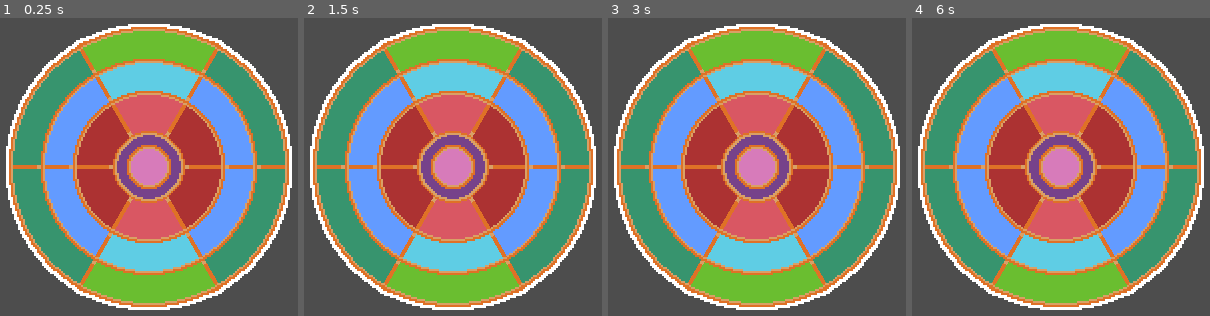
Above: before the commit, frames 1-4 (left to right).
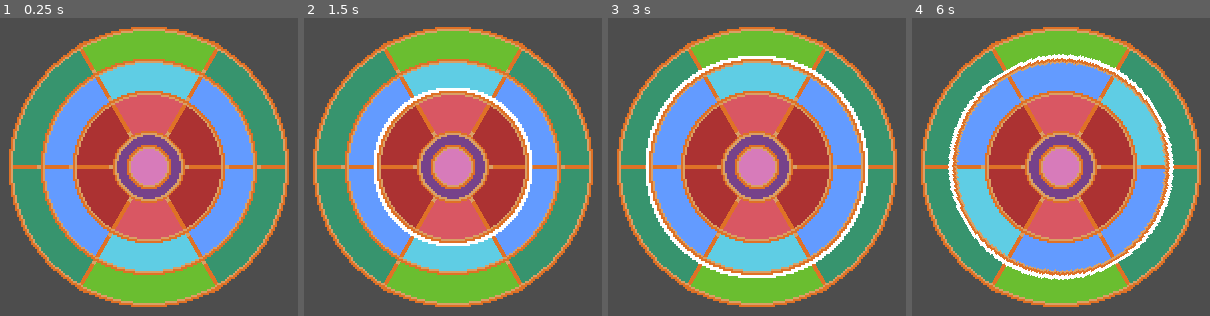
Above: after the commit, the same moments.

Repository: J-dario/JuniperGamJame
Game: Godot game, scene res://Scenes/main.tscn
Two runs of this game, one before a commit and one after it. Both use one fixed random seed, a clock stepped at 60 frames per second and the inputs below.
Inputs:
- Up to frame 1 (0.25 s): no input
- Up to frame 2 (1.5 s): tap Enter at 0.5 s; hold D (MoveSelectRight) 0.53-1.28 s; tap E (SwitchToAbsolve) at 0.6 s; tap Q (SwitchToSpin) at 0.8, 1.35 s; tap Space at 1.25 s; hold S (MoveSelectDown) from 1.28 s (still down)
- Up to frame 3 (3 s): tap E (SwitchToAbsolve) at 1.55, 2.1 s; tap Enter at 2 s; release S (MoveSelectDown) at 2.03 s; hold D (MoveSelectRight) 2.03-2.78 s; tap Q (SwitchToSpin) at 2.3, 2.85 s; tap Space at 2.75 s; hold W (MoveSelectUp) from 2.78 s (still down)
- Up to frame 4 (6 s): tap E (SwitchToAbsolve) at 3.05, 3.6, 4.55, 5.1 s; tap Enter at 3.5 s; release W (MoveSelectUp) at 3.53 s; hold A (MoveSelectLeft) 3.53-5.03 s; tap Q (SwitchToSpin) at 3.8, 4.35, 5.3, 5.85 s; tap Space at 4.25 s; hold S (MoveSelectDown) 5.03-5.78 s; hold D (MoveSelectRight) from 5.78 s (still down)

The runs differ from the first frame. In frame 1, 3.8% of the frame differs, in the area x 2-98%, y 2-98%; in frame 2, 5.9%; in frame 3, 6.8%; in frame 4, 19%.
Error before the commit: Invalid access to property or key 'material' on a base object of type 'null instance'. (res://Scipts/player_controls.gd:62)

Commit message:
fixed wheel and added basic spinning

Diff:
--- a/juniper-jam/Scenes/inner_ring.tscn
+++ b/juniper-jam/Scenes/inner_ring.tscn
@@ -2,10 +2,21 @@
 
 [ext_resource type="Texture2D" uid="uid://by7x6k8cfkfep" path="res://Sprites/InnerSlice.png" id="1_isr4g"]
 [ext_resource type="Texture2D" uid="uid://bekmtdylww0go" path="res://Sprites/InnerRingDivider.png" id="1_wxd0o"]
+[ext_resource type="Shader" uid="uid://sdisuq6auklm" path="res://Shader/HighlightOutline.gdshader" id="1_y4eyf"]
 [ext_resource type="Texture2D" uid="uid://d24flp2cv5nk2" path="res://Sprites/InnerRing.png" id="2_f2dx1"]
 [ext_resource type="Texture2D" uid="uid://dyotak7pe6ate" path="res://Sprites/InnerSlice2.png" id="2_y4eyf"]
 
+[sub_resource type="ShaderMaterial" id="ShaderMaterial_4l766"]
+shader = ExtResource("1_y4eyf")
+shader_parameter/clr = Color(1, 1, 1, 1)
+shader_parameter/type = 2
+shader_parameter/thickness = 0.0
+
 [node name="InnerRing" type="Node2D" unique_id=76950587]
+
+[node name="OutlineRing" type="Sprite2D" parent="." unique_id=515164806]
+material = SubResource("ShaderMaterial_4l766")
+texture = ExtResource("2_f2dx1")
 
 [node name="InnerSlice" type="Sprite2D" parent="." unique_id=766500302]
 position = Vector2(-46, 32)
@@ -47,5 +58,5 @@
 rotation = -1.0471976
 texture = ExtResource("1_wxd0o")
 
-[node name="Ring" type="Sprite2D" parent="." unique_id=1176643601]
+[node name="InnerRing" type="Sprite2D" parent="." unique_id=1176643601]
 texture = ExtResource("2_f2dx1")
--- a/juniper-jam/Scenes/main.tscn
+++ b/juniper-jam/Scenes/main.tscn
@@ -4,8 +4,15 @@
 [ext_resource type="Texture2D" uid="uid://lvn7k773basn" path="res://Sprites/Center.png" id="2_jjvhh"]
 [ext_resource type="Texture2D" uid="uid://780r3dkf80uw" path="res://Sprites/DeadCenter.png" id="3_kry3j"]
 [ext_resource type="PackedScene" uid="uid://c8m2oi8tou6t5" path="res://Scenes/outer_ring.tscn" id="4_kry3j"]
+[ext_resource type="Shader" uid="uid://sdisuq6auklm" path="res://Shader/HighlightOutline.gdshader" id="5_6bp64"]
 [ext_resource type="PackedScene" uid="uid://ds5yfyb8j7k16" path="res://Scenes/middle_ring.tscn" id="5_21xkr"]
 [ext_resource type="PackedScene" uid="uid://bvw53c30gmm22" path="res://Scenes/inner_ring.tscn" id="6_21xkr"]
+
+[sub_resource type="ShaderMaterial" id="ShaderMaterial_21xkr"]
+shader = ExtResource("5_6bp64")
+shader_parameter/clr = Color(1, 1, 1, 1)
+shader_parameter/type = 2
+shader_parameter/thickness = 0.0
 
 [node name="Main" type="Node2D" unique_id=1269433863]
 
@@ -21,6 +28,7 @@
 [node name="InnerRing" parent="." unique_id=76950587 instance=ExtResource("6_21xkr")]
 
 [node name="Center" type="Sprite2D" parent="." unique_id=873971095]
+material = SubResource("ShaderMaterial_21xkr")
 texture = ExtResource("2_jjvhh")
 
 [node name="DeadCenter" type="Sprite2D" parent="." unique_id=1155893362]
--- a/juniper-jam/Scenes/middle_ring.tscn
+++ b/juniper-jam/Scenes/middle_ring.tscn
@@ -1,13 +1,21 @@
 [gd_scene format=3 uid="uid://ds5yfyb8j7k16"]
 
+[ext_resource type="Shader" uid="uid://sdisuq6auklm" path="res://Shader/HighlightOutline.gdshader" id="1_dnvcs"]
 [ext_resource type="Texture2D" uid="uid://gsqvjvidh65r" path="res://Sprites/MiddleRingDivider.png" id="1_spxxd"]
 [ext_resource type="Texture2D" uid="uid://dfv0v85knx6e1" path="res://Sprites/MiddleSlice.png" id="2_5pag3"]
 [ext_resource type="Texture2D" uid="uid://q3vsn3dypsq8" path="res://Sprites/MiddleRing.png" id="2_dikcv"]
 [ext_resource type="Texture2D" uid="uid://cux2twacw4a24" path="res://Sprites/MiddleSlice2.png" id="3_5pag3"]
 
+[sub_resource type="ShaderMaterial" id="ShaderMaterial_21xkr"]
+shader = ExtResource("1_dnvcs")
+shader_parameter/clr = Color(1, 1, 1, 1)
+shader_parameter/type = 2
+shader_parameter/thickness = 0.0
+
 [node name="MiddleRing" type="Node2D" unique_id=901090933]
 
 [node name="OutlineRing" type="Sprite2D" parent="." unique_id=1057851169]
+material = SubResource("ShaderMaterial_21xkr")
 texture = ExtResource("2_dikcv")
 
 [node name="MiddleSlice" type="Sprite2D" parent="." unique_id=1491141781]
--- a/juniper-jam/Scenes/outer_ring.tscn
+++ b/juniper-jam/Scenes/outer_ring.tscn
@@ -10,7 +10,7 @@
 shader = ExtResource("2_ywkmb")
 shader_parameter/clr = Color(1, 1, 1, 1)
 shader_parameter/type = 2
-shader_parameter/thickness = 3.0
+shader_parameter/thickness = 0.0
 
 [sub_resource type="ShaderMaterial" id="ShaderMaterial_0pijx"]
 shader = ExtResource("2_ywkmb")
--- a/juniper-jam/Scipts/player_controls.gd
+++ b/juniper-jam/Scipts/player_controls.gd
@@ -1,45 +1,37 @@
 extends Node2D
 
 enum SelectedMode {
+	NONE,
 	RING,
 	ABSOLVE
 }
-var selected_mode: SelectedMode = SelectedMode.RING
+var selected_mode: SelectedMode = SelectedMode.NONE
 
 var selected_ring_arr = []
-var selected_ring_index: int = 0
+var selected_ring_index: int = 1
 var selected_ring
 
 func _ready() -> void:
 	selected_ring_arr = [
-		$"../InnerCircle",
-		$"../MiddleCircle",
-		$"../OuterCircle"
+		$"../InnerRing",
+		$"../MiddleRing",
+		$"../OuterRing"
 	]
-	selected_ring = selected_ring_arr[selected_ring_index]
 
 func _process(delta: float) -> void:
 	if Input.is_action_just_pressed("SwitchToSpin") and selected_mode != SelectedMode.RING:
 		selected_mode = SelectedMode.RING
+		selected_ring = selected_ring_arr[selected_ring_index]
+		selected_ring.get_node("OutlineRing").material.set_shader_parameter("thickness", 3)
+
 		print("Switched To Ring Mode")
 
 	elif Input.is_action_just_pressed("SwitchToAbsolve") and selected_mode != SelectedMode.ABSOLVE:
 		selected_mode = SelectedMode.ABSOLVE
+		selected_ring = selected_ring_arr[selected_ring_index]
+		selected_ring.get_node("OutlineRing").material.set_shader_parameter("thickness", 0)
+
 		print("Switched To Absolve Mode")
-
-	elif Input.is_action_just_pressed("MoveSelectLeft"):
-		if selected_mode == SelectedMode.RING:
-			pass
-
-		elif selected_mode == SelectedMode.ABSOLVE:
-			pass
-
-	elif Input.is_action_just_pressed("MoveSelectRight"):
-		if selected_mode == SelectedMode.RING:
-			pass
-
-		elif selected_mode == SelectedMode.ABSOLVE:
-			pass
 
 	elif Input.is_action_just_pressed("MoveSelectUp"):
 		if selected_mode == SelectedMode.RING:
@@ -57,10 +49,24 @@
 		elif selected_mode == SelectedMode.ABSOLVE:
 			pass
 
+	elif Input.is_action_just_pressed("MoveSelectLeft"):
+		if selected_mode == SelectedMode.RING:
+			selected_ring.rotation += deg_to_rad(-60)
+
+		elif selected_mode == SelectedMode.ABSOLVE:
+			pass
+
+	elif Input.is_action_just_pressed("MoveSelectRight"):
+		if selected_mode == SelectedMode.RING:
+			selected_ring.rotation += deg_to_rad(60)
+
+		elif selected_mode == SelectedMode.ABSOLVE:
+			pass
+
 func update_selected_ring(new_index: int) -> void:
-	var prev_ring = selected_ring_arr[selected_ring_index]
+	var prev_ring = selected_ring_arr[selected_ring_index].get_node("OutlineRing")
 	prev_ring.material.set_shader_parameter("thickness", 0)
 
 	selected_ring_index = new_index
 	selected_ring = selected_ring_arr[selected_ring_index]
-	selected_ring.material.set_shader_parameter("thickness", 3)
+	selected_ring.get_node("OutlineRing").material.set_shader_parameter("thickness", 3)
Binary file changed: juniper-jam/Sprites/Center.png
